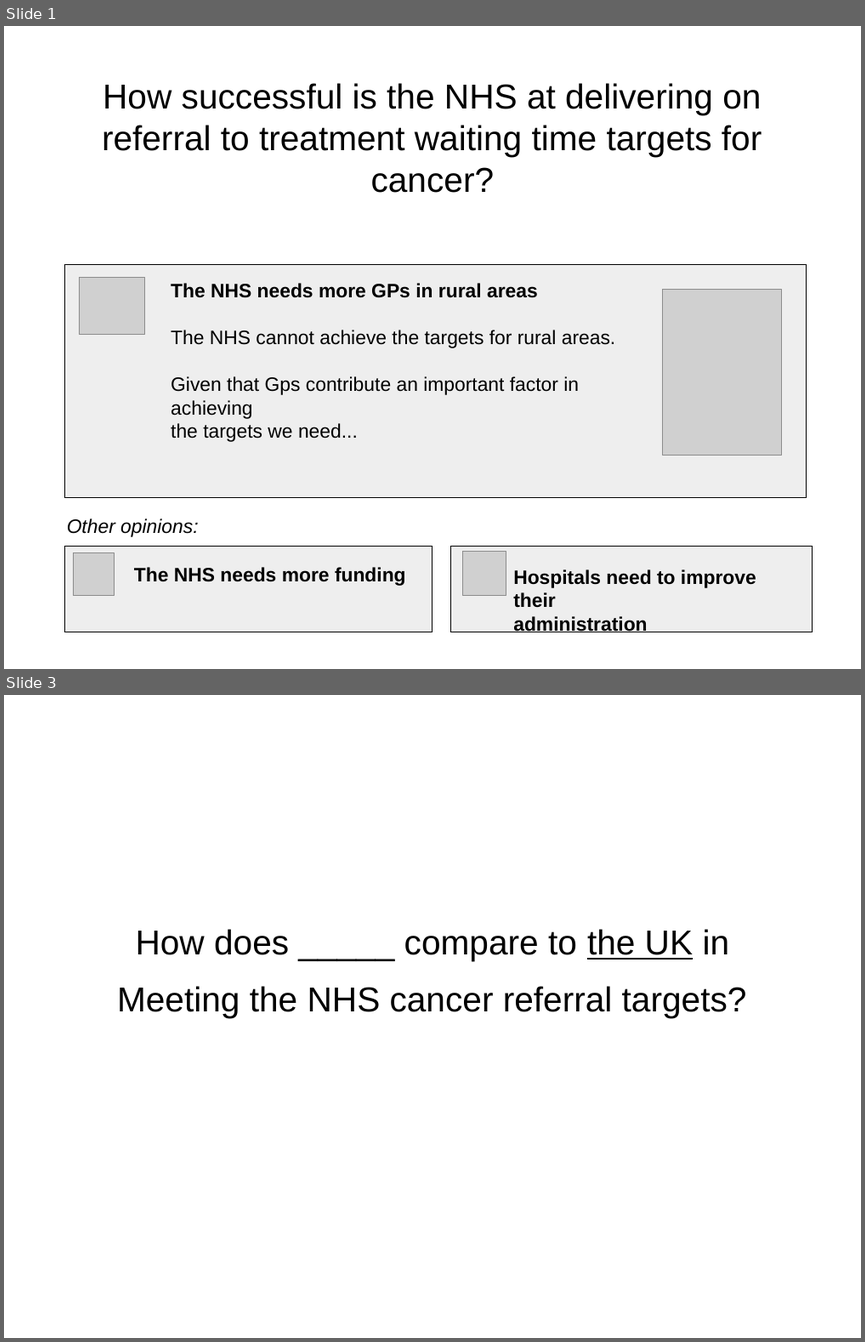
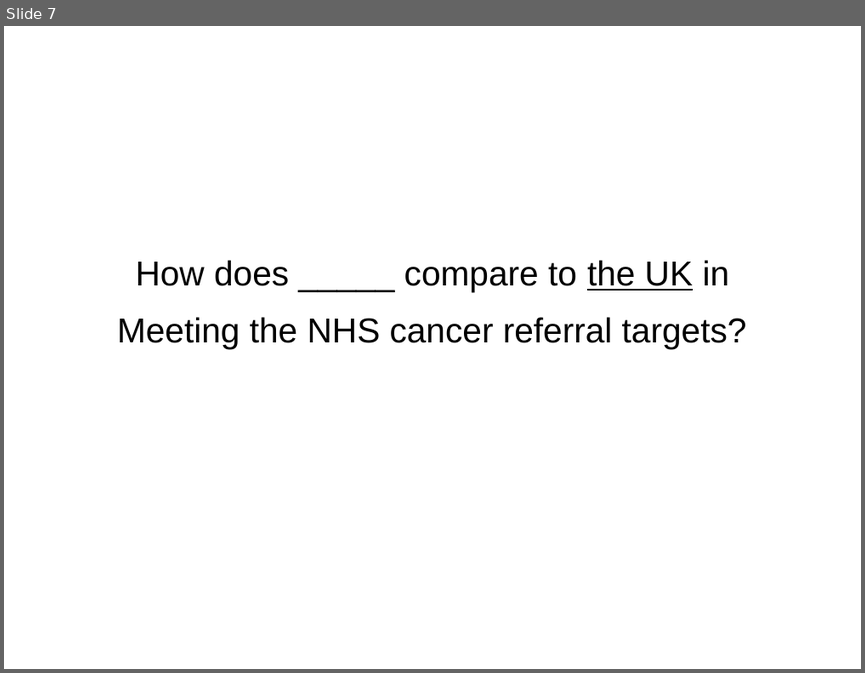
Before and after one commit to PabloLeon/model-driven-journalism, a slide deck: documents/storyboard.pptx. Shown one above the other, each under a label of ours: slides 1 and 3 before the commit, slide 7 after it; the slides between them are not shown. The pictures are 865x1342 and 865x673 pixels, drawn with LibreOffice and Linux fonts; fonts in the diff are those of the drawing; grey boxes stand for pictures. Boxes give left, top, right and bottom in pixels: in the first picture for what was removed or moved away, otherwise in the second. Text is boxed around its words. In the diff, an @@ line names an element or a change of style, - is before the commit and + after.

```diff
--- a/documents/storyboard.pptx
+++ b/documents/storyboard.pptx
@@ slide 1 removed at [4, 26, 861, 669], background #FFFFFF @@
@@ text removed at [102, 83, 761, 193] @@
-How successful is the NHS at delivering on referral to treatment waiting time targets for cancer?
@@ freeform shape removed at [65, 265, 806, 497] @@
@@ picture removed at [80, 277, 145, 335] @@
@@ text removed at [171, 283, 615, 442] @@
-The NHS needs more GPs in rural areas
-The NHS cannot achieve the targets for rural areas.
-Given that Gps contribute an important factor in achieving
-the targets we need...
@@ picture removed at [663, 290, 782, 455] @@
@@ text removed at [67, 518, 198, 537] @@
-Other opinions:
@@ freeform shape removed at [65, 546, 432, 632] @@
@@ picture removed at [73, 552, 114, 596] @@
@@ freeform shape removed at [451, 546, 812, 632] @@
@@ picture removed at [464, 550, 506, 596] @@
@@ text removed at [134, 567, 406, 585] @@
-The NHS needs more funding
@@ text removed at [513, 569, 756, 632] @@
-Hospitals need to improve their
-administration
@@ what was slide 3 is now slide 7 @@
```
Also in this commit, not shown: 8 slides changed, 9 slides added, 1 other file.
